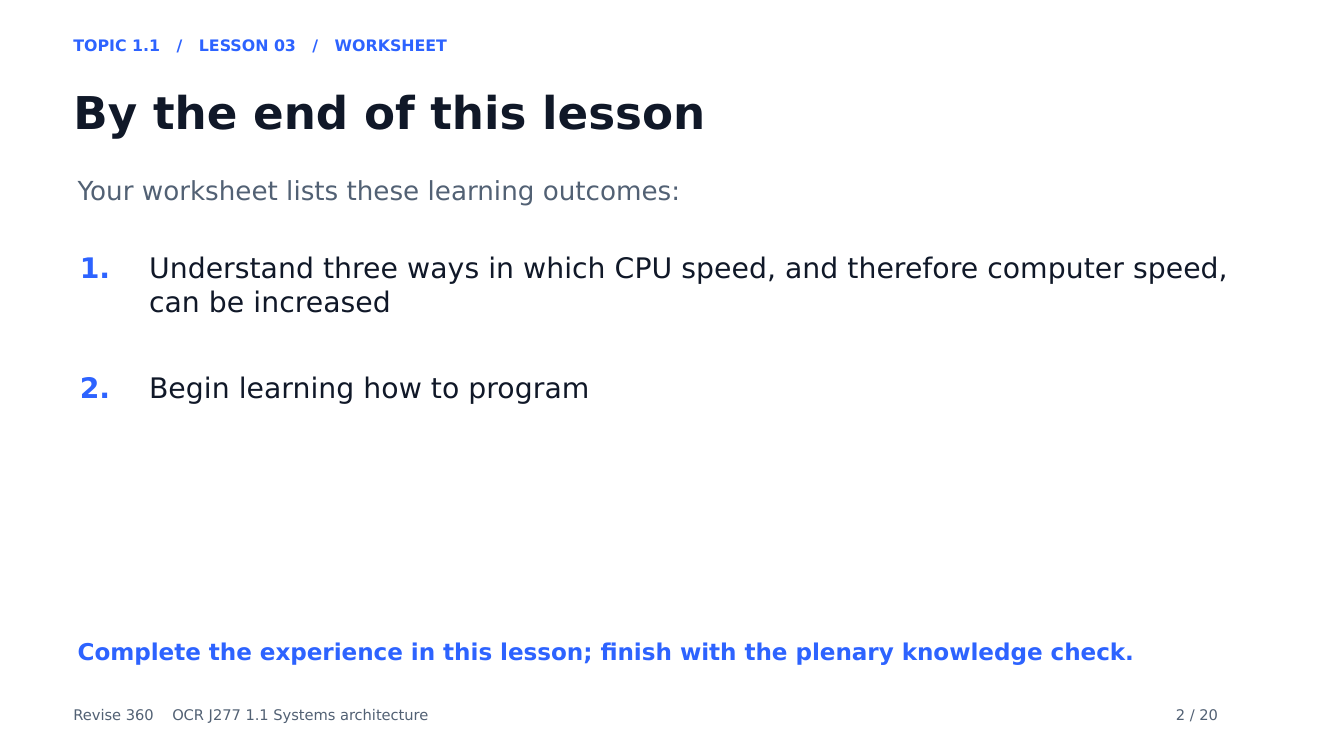
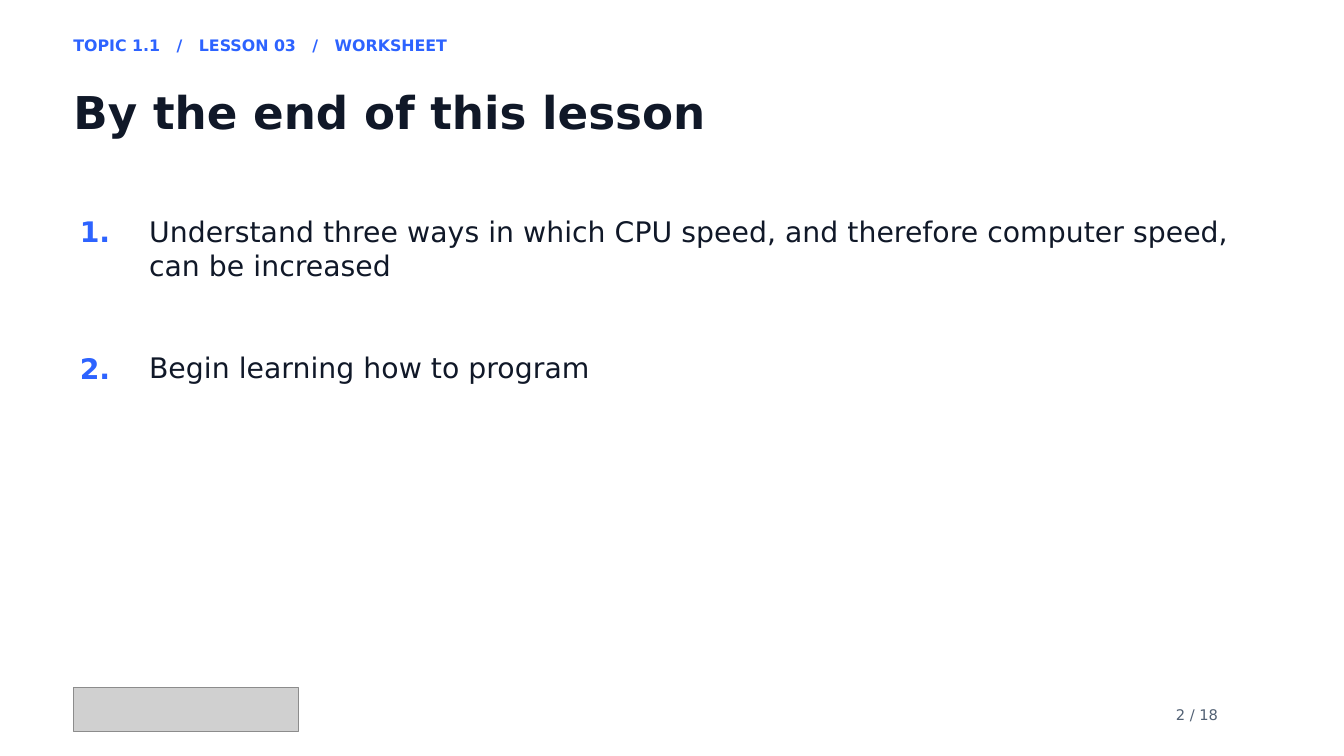
Before and after one commit to MrP-CS/Revise360, a slide deck: slide 2 of presentations/SA_L03_SpeedLab_Lesson.pptx. Drawn at 1344x756 pixels with LibreOffice and Linux fonts; fonts in the diff are those of the drawing; grey boxes stand for pictures. Boxes give left, top, right and bottom in pixels: in the first picture for what was removed or moved away, otherwise in the second. Text is boxed around its words. In the diff, an @@ line names an element or a change of style, - is before the commit and + after.

```diff
--- a/presentations/SA_L03_SpeedLab_Lesson.pptx
+++ b/presentations/SA_L03_SpeedLab_Lesson.pptx
@@ text removed at <box>78,180,680,205</box> @@
-Your worksheet lists these learning outcomes:
@@ text "1.": place and size @@
-text "1." at <box>80,257,110,278</box>
+text "1." at <box>80,221,110,242</box>
@@ text "Understand three ways in which ...": place and size @@
-text "Understand three ways in which ..." at <box>149,256,1228,313</box>
+text "Understand three ways in which ..." at <box>149,220,1228,277</box>
@@ text "2.": place and size @@
-text "2." at <box>80,377,110,398</box>
+text "2." at <box>80,358,110,379</box>
@@ text "Begin learning how to program": place and size @@
-text "Begin learning how to program" at <box>149,376,589,404</box>
+text "Begin learning how to program" at <box>149,356,589,384</box>
@@ text removed at <box>78,642,1134,665</box> @@
-Complete the experience in this lesson; finish with the plenary knowledge check.
@@ picture added at <box>74,689,298,732</box> @@
@@ text removed at <box>73,709,428,723</box> @@
-Revise 360 OCR J277 1.1 Systems architecture
@@ text at <box>1176,709,1218,720</box>: text changed @@
-2 / 20
+2 / 18
```
Also in this commit, not shown: 16 other slides changed, 1 slide added, 3 slides removed, 4 other files.
